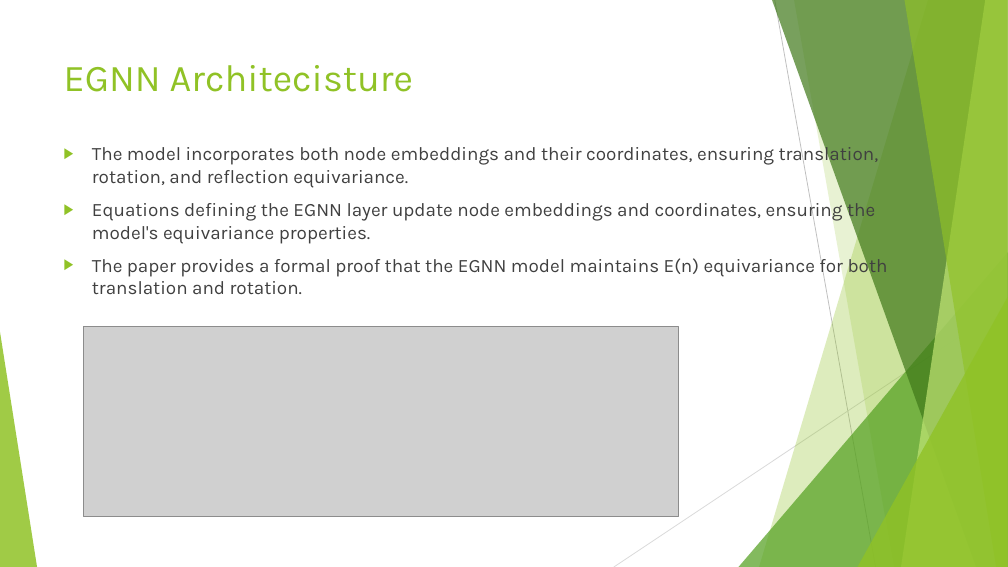
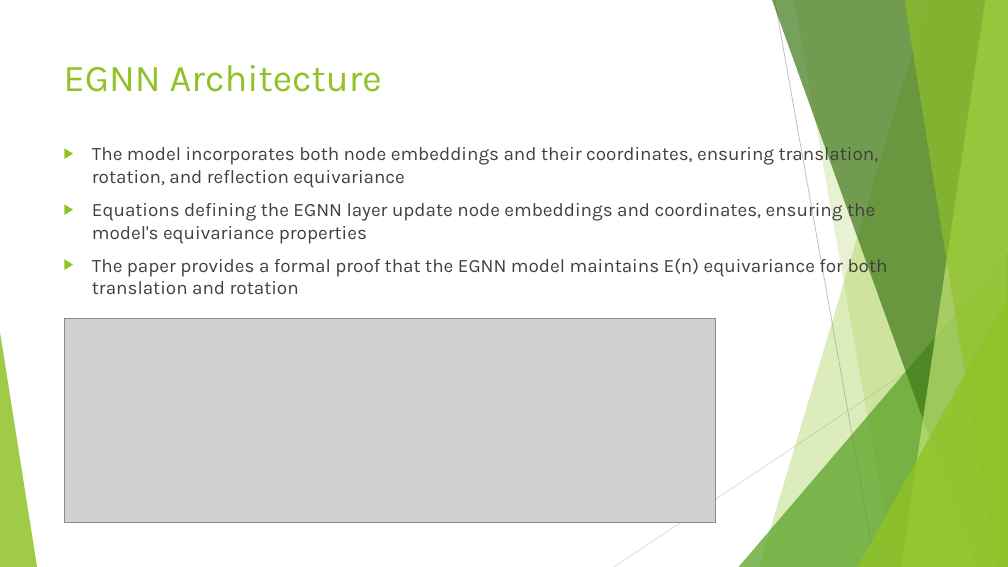
Before and after one commit to HoangTrang150302/AI_test, a slide deck: slide 6 of Task 1/#3 Presentation.pptx (slide 4 before the commit). Drawn at 1008x567 pixels with LibreOffice and Linux fonts; fonts in the diff are those of the drawing; grey boxes stand for pictures. Boxes give left, top, right and bottom in pixels: in the first picture for what was removed or moved away, otherwise in the second. Text is boxed around its words. In the diff, an @@ line names an element or a change of style, - is before the commit and + after.

```diff
--- a/Task 1/#3 Presentation.pptx
+++ b/Task 1/#3 Presentation.pptx
@@ title at (x1=64, y1=65, x2=382, y2=92): text changed @@
-EGNN Architecisture
+EGNN Architecture
@@ text at (x1=92, y1=143, x2=888, y2=294): text changed @@
-▶ The model incorporates both node embeddings and their coordinates, ensuring translation, rotation, and reflection equivariance.
-▶ Equations defining the EGNN layer update node embeddings and coordinates, ensuring the model's equivariance properties.
-▶ The paper provides a formal proof that the EGNN model maintains E(n) equivariance for both translation and rotation.
+▶ The model incorporates both node embeddings and their coordinates, ensuring translation, rotation, and reflection equivariance
+▶ Equations defining the EGNN layer update node embeddings and coordinates, ensuring the model's equivariance properties
+▶ The paper provides a formal proof that the EGNN model maintains E(n) equivariance for both translation and rotation
@@ picture resized from (x1=83, y1=327, x2=679, y2=516) to (x1=64, y1=319, x2=715, y2=523) @@
```
Also in this commit, not shown: 7 other slides changed, 2 slides added, 19 other files.
